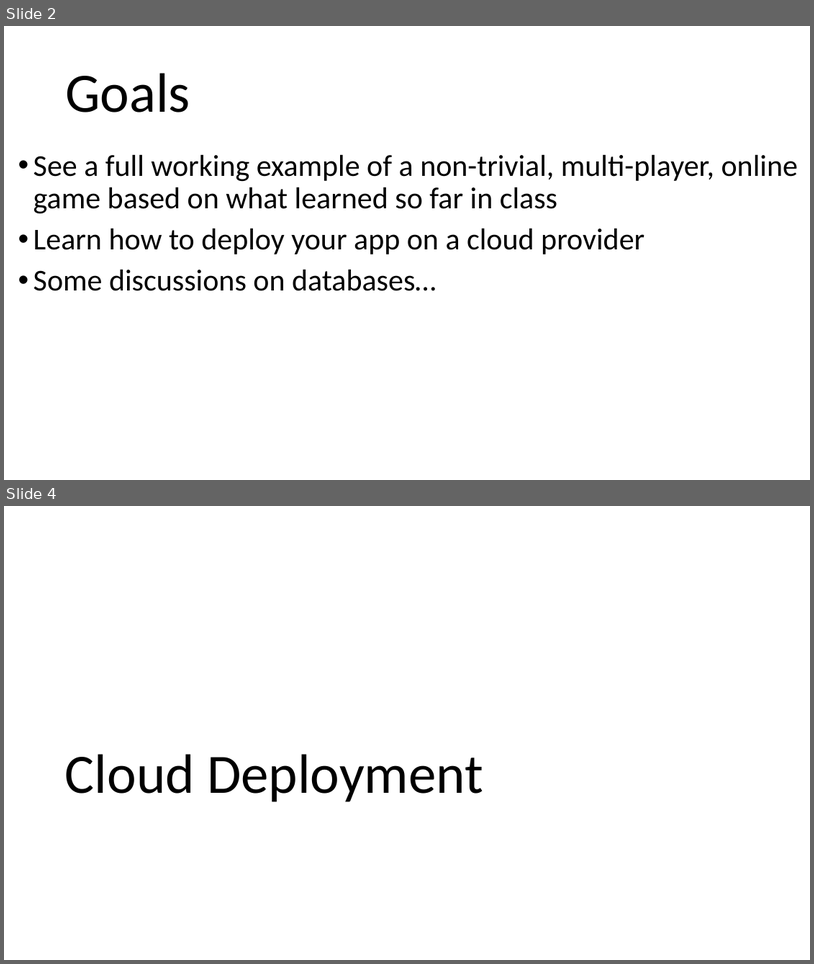
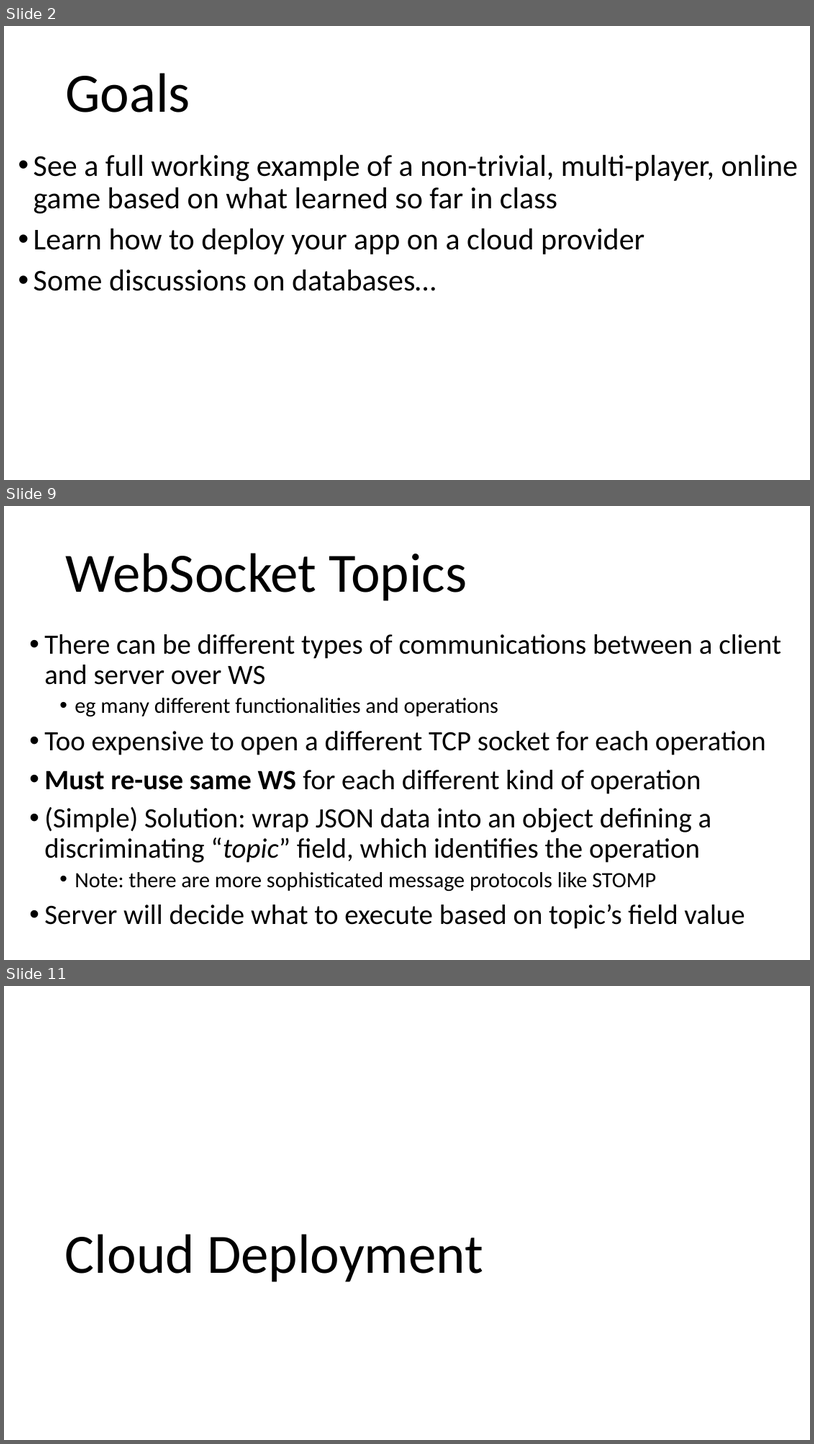
Before and after one commit to arcuri82/web_development_and_api_design, a slide deck: docs/slides/lesson_10.pptx. Shown one above the other, each under a label of ours: slides 2 and 4 before the commit, slides 2, 9 and 11 after it; the slides between them are not shown. The pictures are 814x964 and 814x1444 pixels, drawn with LibreOffice and Linux fonts; fonts in the diff are those of the drawing. Boxes give left, top, right and bottom in pixels: in the first picture for what was removed or moved away, otherwise in the second. Text is boxed around its words. In the diff, an @@ line names an element or a change of style, - is before the commit and + after.

```diff
--- a/docs/slides/lesson_10.pptx
+++ b/docs/slides/lesson_10.pptx
@@ slide 9 added at box(4, 506, 810, 960), background #FFFFFF @@
@@ title added at box(65, 553, 468, 601), 66 pt, text #000000 @@
+WebSocket Topics
@@ text added at box(44, 634, 782, 929), 33.3 pt, text #000000 @@
+• There can be different types of communications between a client and server over WS
+  • eg many different functionalities and operations
+• Too expensive to open a different TCP socket for each operation
+• Must re-use same WS for each different kind of operation
+• (Simple) Solution: wrap JSON data into an object defining a discriminating “topic” field, which identifies the operation
+  • Note: there are more sophisticated message protocols like STOMP
+• Server will decide what to execute based on topic’s field value
@@ what was slide 4 is now slide 11 @@
```
Also in this commit, not shown: 3 slides changed, 7 other slides added, 1 other file.
